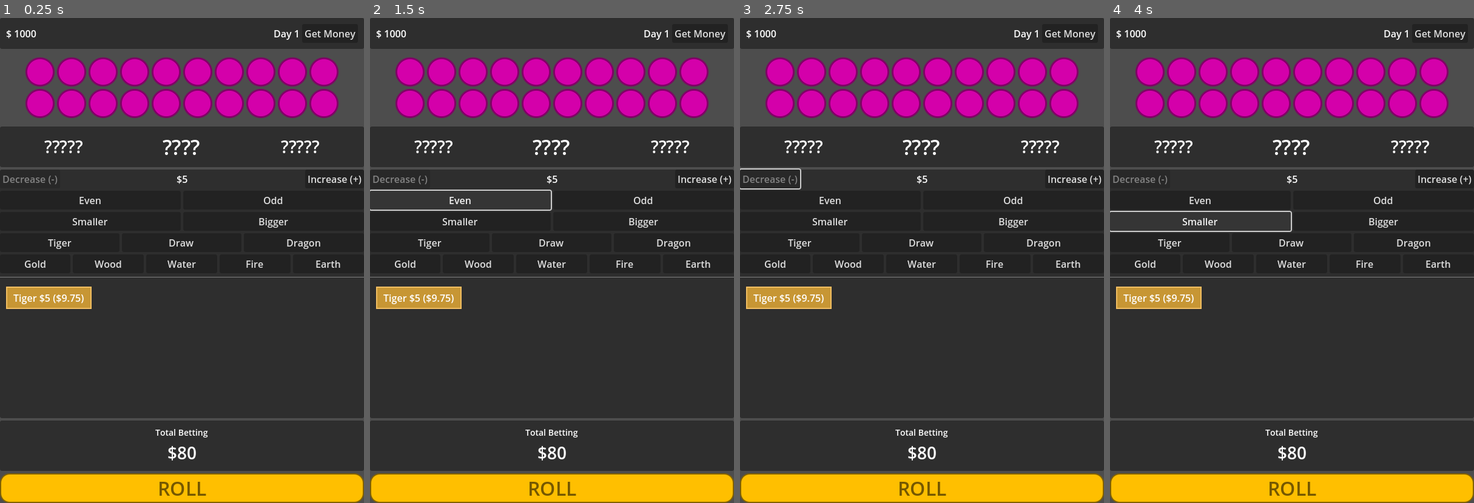
Above: before the commit, frames 1-4 (left to right).
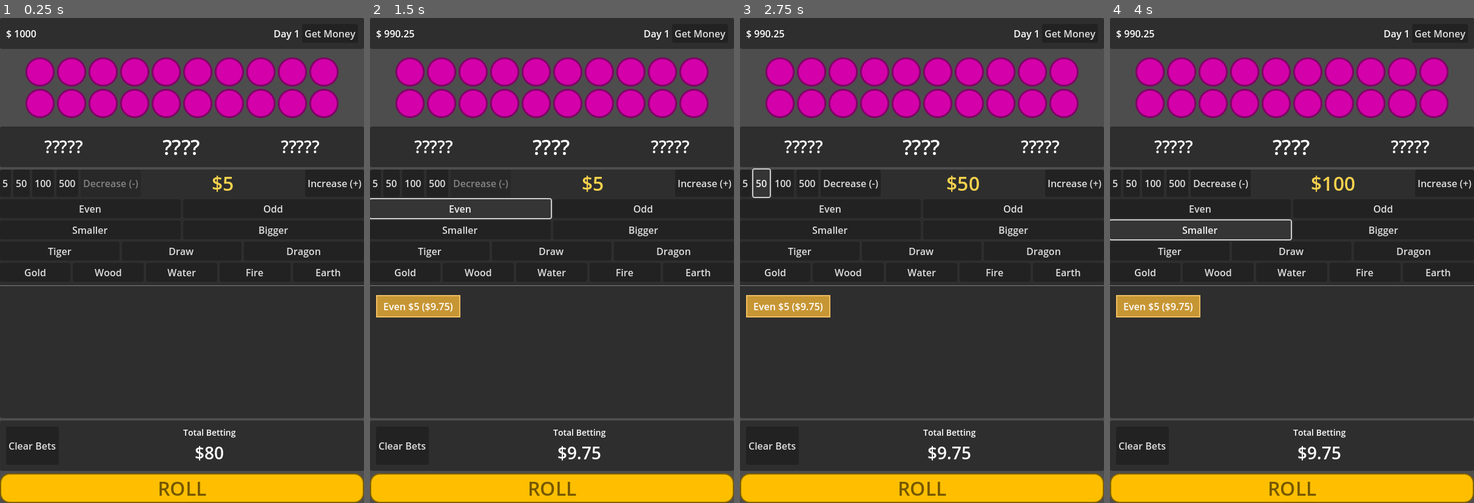
Above: after the commit, the same moments.

Repository: eirworks/keno
Game: Godot game, scene res://main.tscn
Same seed, same stepped clock (60 frames per second), same inputs: the game is played once before the commit and once after it.
Inputs (mouse positions are in pixels of both pictures, inside the frame that each line leads up to):
- Up to frame 1 (0.25 s): no input
- Up to frame 2 (1.5 s): click (377, 182) at 0.5 s, where only the run after the commit has a clickable "5"; click "Even" at 1.25 s
- Up to frame 3 (2.75 s): click (761, 182) at 2 s, where only the run after the commit has a clickable "50"
- Up to frame 4 (4 s): click (1153, 182) at 2.75 s, where only the run after the commit has a clickable "100"; click "Smaller" at 3.5 s

The runs differ from the first frame. In frame 1, 3.6% of the frame differs, in the area x 0-100%, y 32-92%; in frame 2, 4.2%; in frame 3, 3.9%; in frame 4, 4.3%, in the area x 0-100%, y 2-92%.

Commit message:
add bet badges, bets total

Diff:
--- a/bet_badge.gd
+++ b/bet_badge.gd
@@ -5,6 +5,7 @@
 @export var bet_type : BetType
 @export var bet : float = 0.0
 @export var bet_rate : float = 0.0
+@export var failed : bool = false
 var text : String = ""
 
 func _ready():
--- a/bets.gd
+++ b/bets.gd
@@ -2,12 +2,105 @@
 
 # Mostly, this script only handle all the buttons clicks
 # and send another bet signal to the parent.
-signal BetAdded(type, amount, rate)
+signal bet_added
 
 const BetType = preload("res://bet_types.gd").BetType
+const KenoBet = preload("res://keno_bet.gd")
+const BetBadge = preload("res://bet_badge.tscn")
 
-func add_bet(type : BetType) -> void:
-	emit_signal("BetAdded")
+func _ready():
+	#for i in 100:
+		#var kb = KenoBet.new(BetType.Odd, 5, KenoBet.RATE_EVEN)
+		#Keno.bets.append(kb)
+
+	update_bet_badges()
+
+func update_bet_amout():
+	$VBoxContainer/HBoxContainer/BetAmount.text = "${amount}".format({"amount": Keno.bet_amount})
+	if Keno.bet_amount > Keno.BET_INCREMENT:
+		$VBoxContainer/HBoxContainer/DecreaseBetButton.disabled = false
+	else:
+		$VBoxContainer/HBoxContainer/DecreaseBetButton.disabled = true
+
+func update_bet_badges():
+	var badges = $VBoxContainer/MarginContainer/ScrollContainer/PaidBets.get_children()
+
+	for b in badges:
+		b.queue_free()
+
+	for b in Keno.bets:
+		var badge = BetBadge.instantiate()
+		badge.bet_type = b.type
+		badge.bet = b.amount
+		badge.bet_rate = b.rate
+
+		$VBoxContainer/MarginContainer/ScrollContainer/PaidBets.add_child(badge)
+
+func remove_same_bet_type(type: BetType):
+	var loop = 0
+	for bet in Keno.bets:
+		if bet.type == type:
+			# return the money
+			Keno.add_cash(Keno.bets[loop].amount * Keno.bets[loop].rate)
+
+			# remove bet
+			Keno.bets.remove_at(loop)
+		loop += 1
+
+func bet_buttons_clicked(type: BetType, amount: float, rate: float):
+	var bet = KenoBet.new(type, amount, rate)
+	remove_same_bet_type(type)
+	Keno.bets.append(bet)
+	Keno.add_cash(-1 * (bet.amount * bet.rate))
+	update_bet_badges()
+	emit_signal("bet_added")
+
+func _on_increase_bet_button_pressed():
+	Keno.bet_amount += Keno.BET_INCREMENT
+	update_bet_amout()
+
+func _on_decrease_bet_button_pressed():
+	if Keno.bet_amount >= Keno.BET_INCREMENT:
+		Keno.bet_amount -= Keno.BET_INCREMENT
+	update_bet_amout()
+
+
+func _on_set_5_button_pressed():
+	Keno.bet_amount = 5
+	update_bet_amout()
+
+
+func _on_set_50_button_pressed():
+	Keno.bet_amount = 50
+	update_bet_amout()
+
+
+func _on_set_50_button_2_pressed():
+	Keno.bet_amount = 100
+	update_bet_amout()
+
+
+func _on_set_50_button_3_pressed():
+	Keno.bet_amount = 500
+	update_bet_amout()
 
 func _on_even_btn_pressed():
-	pass # Replace with function body.
+	bet_buttons_clicked(BetType.Even, Keno.bet_amount, KenoBet.RATE_EVEN)
+
+
+func _on_clear_bets_button_pressed():
+	var loop = 0
+	for bet in Keno.bets:
+		# returning money
+		var returned_cash = Keno.bets[loop].amount * Keno.bets[loop].rate
+		Keno.add_cash(returned_cash)
+		print("Returning {num}".format({"num": str(returned_cash)}))
+		loop+=1
+
+	Keno.bets.clear()
+	update_bet_badges()
+	emit_signal("bet_added")
+
+
+func _on_odd_btn_pressed():
+	bet_buttons_clicked(BetType.Odd, Keno.bet_amount, KenoBet.RATE_ODD)
--- a/bets.tscn
+++ b/bets.tscn
@@ -1,6 +1,5 @@
-[gd_scene load_steps=3 format=3 uid="uid://c6tfunn8yfg7f"]
+[gd_scene load_steps=2 format=3 uid="uid://c6tfunn8yfg7f"]
 
-[ext_resource type="PackedScene" uid="uid://cfoe35cwc43k3" path="res://bet_badge.tscn" id="1_06de0"]
 [ext_resource type="Script" path="res://bets.gd" id="1_ugfv6"]
 
 [node name="Bets" type="PanelContainer"]
@@ -18,6 +17,22 @@
 [node name="HBoxContainer" type="HBoxContainer" parent="VBoxContainer"]
 layout_mode = 2
 
+[node name="Set5Button" type="Button" parent="VBoxContainer/HBoxContainer"]
+layout_mode = 2
+text = "5"
+
+[node name="Set50Button" type="Button" parent="VBoxContainer/HBoxContainer"]
+layout_mode = 2
+text = "50"
+
+[node name="Set50Button2" type="Button" parent="VBoxContainer/HBoxContainer"]
+layout_mode = 2
+text = "100"
+
+[node name="Set50Button3" type="Button" parent="VBoxContainer/HBoxContainer"]
+layout_mode = 2
+text = "500"
+
 [node name="DecreaseBetButton" type="Button" parent="VBoxContainer/HBoxContainer"]
 layout_mode = 2
 disabled = true
@@ -26,6 +41,8 @@
 [node name="BetAmount" type="Label" parent="VBoxContainer/HBoxContainer"]
 layout_mode = 2
 size_flags_horizontal = 3
+theme_override_colors/font_color = Color(0.968627, 0.823529, 0.301961, 1)
+theme_override_font_sizes/font_size = 32
 text = "$5"
 horizontal_alignment = 1
 
@@ -50,12 +67,12 @@
 [node name="BigSmallContainer" type="HBoxContainer" parent="VBoxContainer"]
 layout_mode = 2
 
-[node name="Button" type="Button" parent="VBoxContainer/BigSmallContainer"]
+[node name="SmallerBtn" type="Button" parent="VBoxContainer/BigSmallContainer"]
 layout_mode = 2
 size_flags_horizontal = 3
 text = "Smaller"
 
-[node name="Button2" type="Button" parent="VBoxContainer/BigSmallContainer"]
+[node name="BiggerBtn" type="Button" parent="VBoxContainer/BigSmallContainer"]
 layout_mode = 2
 size_flags_horizontal = 3
 text = "Bigger"
@@ -63,17 +80,17 @@
 [node name="TigerDragonContainer" type="HBoxContainer" parent="VBoxContainer"]
 layout_mode = 2
 
-[node name="Button" type="Button" parent="VBoxContainer/TigerDragonContainer"]
+[node name="TigerBtn" type="Button" parent="VBoxContainer/TigerDragonContainer"]
 layout_mode = 2
 size_flags_horizontal = 3
 text = "Tiger"
 
-[node name="Button2" type="Button" parent="VBoxContainer/TigerDragonContainer"]
+[node name="TigerDragonDrawBtn" type="Button" parent="VBoxContainer/TigerDragonContainer"]
 layout_mode = 2
 size_flags_horizontal = 3
 text = "Draw"
 
-[node name="Button3" type="Button" parent="VBoxContainer/TigerDragonContainer"]
+[node name="DragonBtn" type="Button" parent="VBoxContainer/TigerDragonContainer"]
 layout_mode = 2
 size_flags_horizontal = 3
 text = "Dragon"
@@ -81,28 +98,28 @@
 [node name="ElementalBtnContainer" type="HBoxContainer" parent="VBoxContainer"]
 layout_mode = 2
 
-[node name="Button" type="Button" parent="VBoxContainer/ElementalBtnContainer"]
+[node name="ElementGoldBtn" type="Button" parent="VBoxContainer/ElementalBtnContainer"]
 layout_mode = 2
 size_flags_horizontal = 3
 text = "Gold"
 
-[node name="Button2" type="Button" parent="VBoxContainer/ElementalBtnContainer"]
+[node name="ElementWoodBtn" type="Button" parent="VBoxContainer/ElementalBtnContainer"]
 layout_mode = 2
 size_flags_horizontal = 3
 text = "Wood
 "
 
-[node name="Button3" type="Button" parent="VBoxContainer/ElementalBtnContainer"]
+[node name="ElementWaterBtn" type="Button" parent="VBoxContainer/ElementalBtnContainer"]
 layout_mode = 2
 size_flags_horizontal = 3
 text = "Water"
 
-[node name="Button4" type="Button" parent="VBoxContainer/ElementalBtnContainer"]
+[node name="ElementFireBtn" type="Button" parent="VBoxContainer/ElementalBtnContainer"]
 layout_mode = 2
 size_flags_horizontal = 3
 text = "Fire"
 
-[node name="Button5" type="Button" parent="VBoxContainer/ElementalBtnContainer"]
+[node name="ElementEarthBtn" type="Button" parent="VBoxContainer/ElementalBtnContainer"]
 layout_mode = 2
 size_flags_horizontal = 3
 text = "Earth"
@@ -123,13 +140,14 @@
 layout_mode = 2
 size_flags_vertical = 3
 
-[node name="PaidBets" type="VFlowContainer" parent="VBoxContainer/MarginContainer/ScrollContainer"]
+[node name="PaidBets" type="HFlowContainer" parent="VBoxContainer/MarginContainer/ScrollContainer"]
 layout_mode = 2
 
-[node name="PanelContainer" parent="VBoxContainer/MarginContainer/ScrollContainer/PaidBets" instance=ExtResource("1_06de0")]
-layout_mode = 2
-bet_type = 5
-bet = 5.0
-bet_rate = 1.95
-
+[connection signal="pressed" from="VBoxContainer/HBoxContainer/Set5Button" to="." method="_on_set_5_button_pressed"]
+[connection signal="pressed" from="VBoxContainer/HBoxContainer/Set50Button" to="." method="_on_set_50_button_pressed"]
+[connection signal="pressed" from="VBoxContainer/HBoxContainer/Set50Button2" to="." method="_on_set_50_button_2_pressed"]
+[connection signal="pressed" from="VBoxContainer/HBoxContainer/Set50Button3" to="." method="_on_set_50_button_3_pressed"]
+[connection signal="pressed" from="VBoxContainer/HBoxContainer/DecreaseBetButton" to="." method="_on_decrease_bet_button_pressed"]
+[connection signal="pressed" from="VBoxContainer/HBoxContainer/IncreaseBetButton" to="." method="_on_increase_bet_button_pressed"]
 [connection signal="pressed" from="VBoxContainer/EvenOddContainer/EvenBtn" to="." method="_on_even_btn_pressed"]
+[connection signal="pressed" from="VBoxContainer/EvenOddContainer/OddBtn" to="." method="_on_odd_btn_pressed"]
--- a/keno.gd
+++ b/keno.gd
@@ -5,6 +5,8 @@
 var numbers : Array = []
 var total : int = 0
 var displayed_total : int = 0
+
+var bet_amount : float = 5
 
 var database : Dictionary = {
 	"steal_from_parent": 0
@@ -15,6 +17,7 @@
 const MIN_BALL = 1
 const MAX_BALL = 80
 const DRAWING_BALLS = 20
+const BET_INCREMENT = 5
 
 # Why 811? I don't even know...
 # I got this value from the gambling site.
@@ -31,6 +34,15 @@
 		sum += i
 	total = sum
 
+func get_total_bets() -> float:
+	var total : float = 0
+	for bet in bets:
+		total += (bet.amount * bet.rate)
+	return total
+
+func can_add_bet(rated_amount: float) -> bool:
+	return (get_total_bets() + rated_amount) <= cash
+
 func set_cash(amount : float):
 	cash = amount
 
--- /dev/null
+++ b/keno_bet.gd
@@ -0,0 +1,17 @@
+class_name KenoBet
+
+const BetType = preload("res://bet_types.gd").BetType
+
+var type: BetType
+var amount : float = 0.0
+var rate : float = 0.0
+
+const RATE_EVEN = 1.95
+const RATE_ODD = 1.95
+const RATE_SMALLER = 1.95
+const RATE_BIGGER = 1.95
+
+func _init(bet_type: BetType, bet_amount: float, bet_rate : float):
+	type = bet_type
+	amount = bet_amount
+	rate = bet_rate
--- a/main.gd
+++ b/main.gd
@@ -112,3 +112,8 @@
 
 func _on_bet_btn_pressed():
 	roll_the_balls()
+
+
+func _on_bets_bet_added():
+	$BaseUI/Container/BetConfirmation/MarginContainer/HBoxContainer/CalculationContainer/TotalBetLabel.text = "${amount}".format({"amount": Keno.get_total_bets()})
+	update_cash()
--- a/main.tscn
+++ b/main.tscn
@@ -133,19 +133,29 @@
 
 [node name="MarginContainer" type="MarginContainer" parent="BaseUI/Container/BetConfirmation"]
 layout_mode = 2
-theme_override_constants/margin_top = 10
-theme_override_constants/margin_bottom = 10
-
-[node name="CalculationContainer" type="VBoxContainer" parent="BaseUI/Container/BetConfirmation/MarginContainer"]
-layout_mode = 2
-
-[node name="Label" type="Label" parent="BaseUI/Container/BetConfirmation/MarginContainer/CalculationContainer"]
+theme_override_constants/margin_left = 10
+theme_override_constants/margin_top = 10
+theme_override_constants/margin_right = 10
+theme_override_constants/margin_bottom = 10
+
+[node name="HBoxContainer" type="HBoxContainer" parent="BaseUI/Container/BetConfirmation/MarginContainer"]
+layout_mode = 2
+
+[node name="ClearBetsButton" type="Button" parent="BaseUI/Container/BetConfirmation/MarginContainer/HBoxContainer"]
+layout_mode = 2
+text = "Clear Bets"
+
+[node name="CalculationContainer" type="VBoxContainer" parent="BaseUI/Container/BetConfirmation/MarginContainer/HBoxContainer"]
+layout_mode = 2
+size_flags_horizontal = 3
+
+[node name="Label" type="Label" parent="BaseUI/Container/BetConfirmation/MarginContainer/HBoxContainer/CalculationContainer"]
 layout_mode = 2
 theme_override_font_sizes/font_size = 14
 text = "Total Betting"
 horizontal_alignment = 1
 
-[node name="Label2" type="Label" parent="BaseUI/Container/BetConfirmation/MarginContainer/CalculationContainer"]
+[node name="TotalBetLabel" type="Label" parent="BaseUI/Container/BetConfirmation/MarginContainer/HBoxContainer/CalculationContainer"]
 layout_mode = 2
 theme_override_font_sizes/font_size = 28
 text = "$80"
@@ -234,6 +244,8 @@
 text = "I'm done"
 
 [connection signal="pressed" from="BaseUI/Container/TopStatusBar/MarginContainer/HBoxContainer/GetMoneyBtn" to="." method="_on_get_money_btn_pressed"]
+[connection signal="bet_added" from="BaseUI/Container/Bets" to="." method="_on_bets_bet_added"]
+[connection signal="pressed" from="BaseUI/Container/BetConfirmation/MarginContainer/HBoxContainer/ClearBetsButton" to="BaseUI/Container/Bets" method="_on_clear_bets_button_pressed"]
 [connection signal="pressed" from="BaseUI/Container/BetBtn" to="." method="_on_bet_btn_pressed"]
 [connection signal="pressed" from="GetMoneyUI/PanelContainer/MarginContainer/ColorContainer/MarginContainer/VBoxContainer/GridContainer/MoneyFromParentBtn" to="." method="_on_money_from_parent_btn_pressed"]
 [connection signal="pressed" from="GetMoneyUI/PanelContainer/MarginContainer/ColorContainer/MarginContainer/VBoxContainer/QuitMoneySchemeBtn" to="." method="_on_quit_money_scheme_btn_pressed"]
